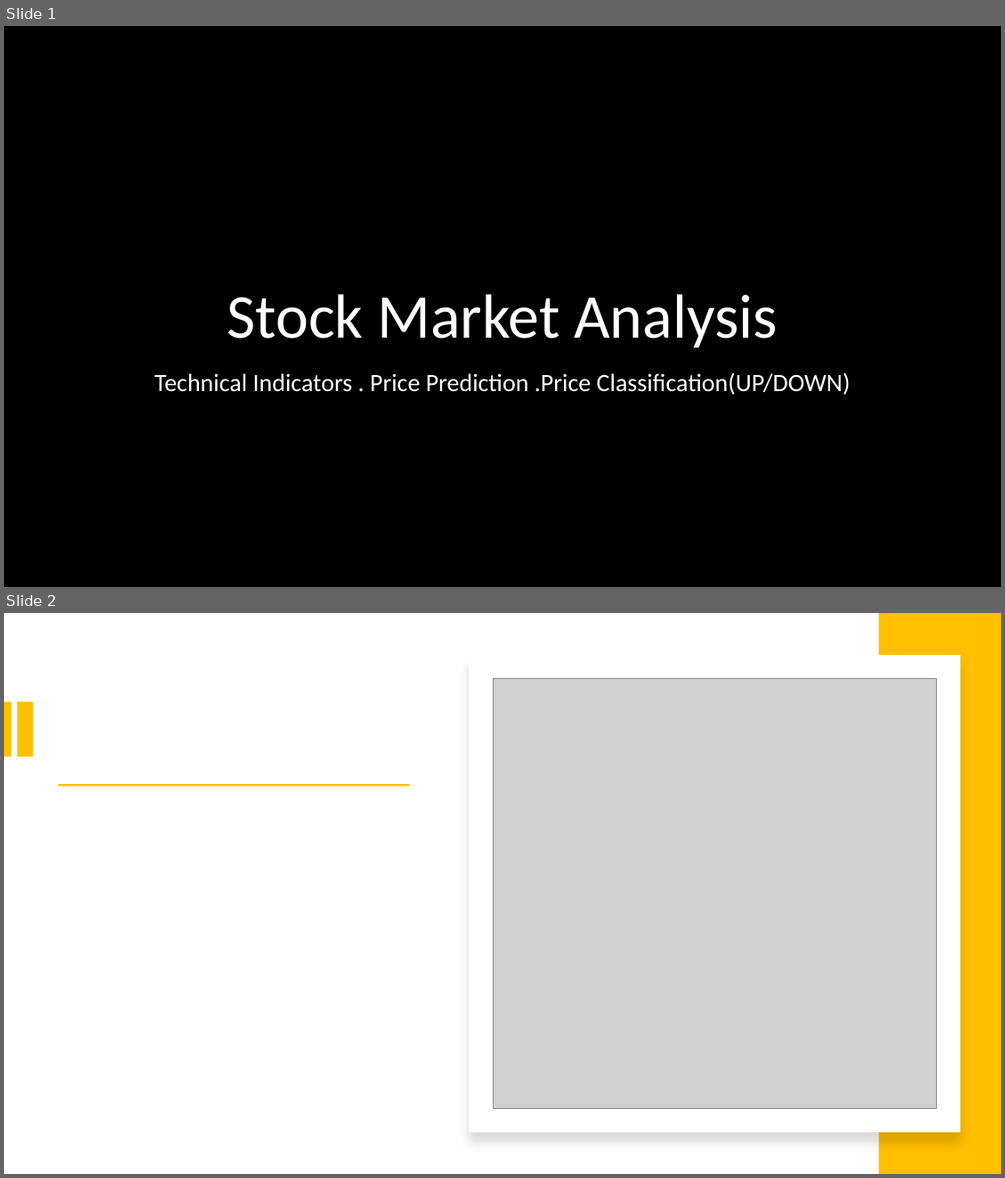
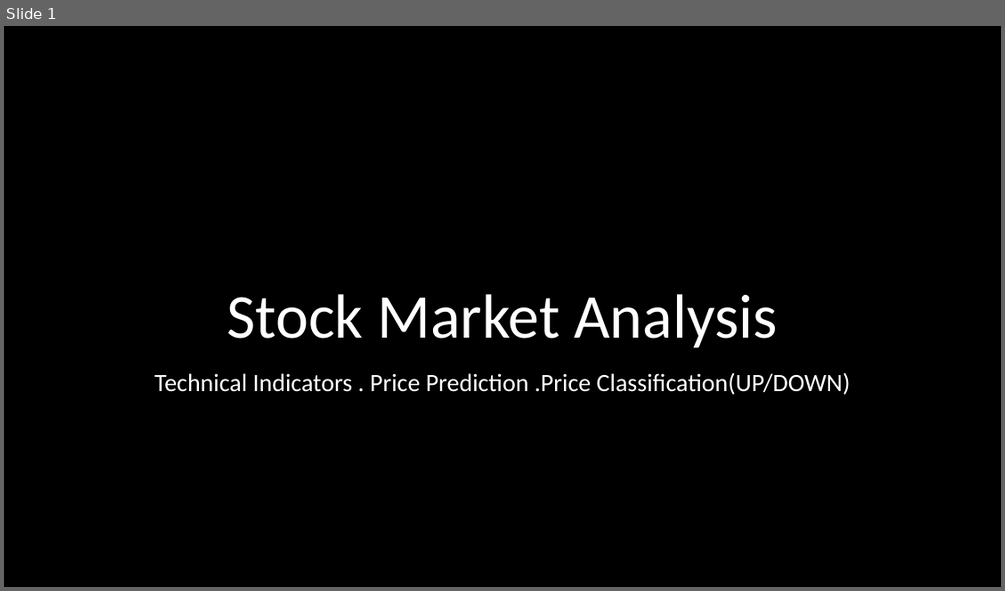
Before and after one commit to safarie1103/DSC680, a slide deck: Project1-stock-market-technical-indicators_and_Prediction/Milestone4/DSC680_Project1_Milestone3.pptx. Shown one above the other, each under a label of ours: slides 1 and 2 before the commit, slide 1 after it. The pictures are 1005x1178 and 1005x591 pixels, drawn with LibreOffice and Linux fonts; fonts in the diff are those of the drawing; grey boxes stand for pictures; background and template pictures are left out. Boxes give left, top, right and bottom in pixels: in the first picture for what was removed or moved away, otherwise in the second. Text is boxed around its words. In the diff, an @@ line names an element or a change of style, - is before the commit and + after.

```diff
--- a/Project1-stock-market-technical-indicators_and_Prediction/Milestone4/DSC680_Project1_Milestone3.pptx
+++ b/Project1-stock-market-technical-indicators_and_Prediction/Milestone4/DSC680_Project1_Milestone3.pptx
@@ slide 2 removed at [4,613,1001,1174], background #FFFFFF @@
@@ rectangle removed at [879,613,1001,1174] @@
@@ rectangle removed at [469,655,961,1132] @@
@@ picture removed at [493,678,937,1108] @@
@@ rectangle removed at [4,701,11,756] @@
@@ rectangle removed at [16,701,32,756] @@
@@ rectangle removed at [58,784,410,787] @@
```
Also in this commit, not shown: 1 slide added, 1 other file.
